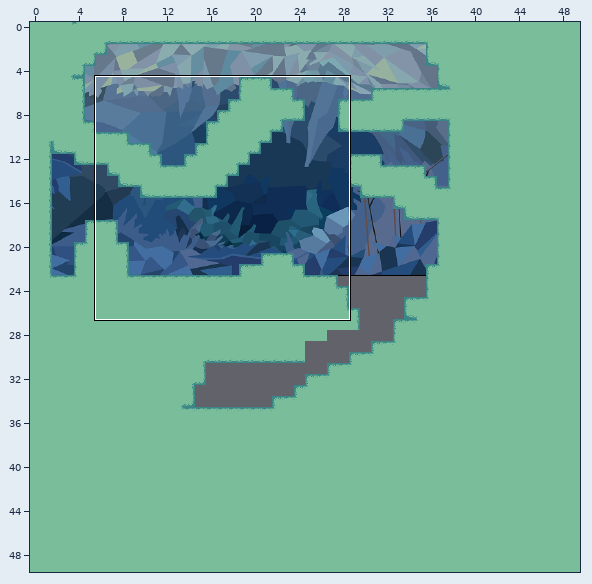
Level history. Tiled map: assets/data/test.tmx. Above: a wide view before the commit, with the close-up outlined.
Close-up. Earlier state:
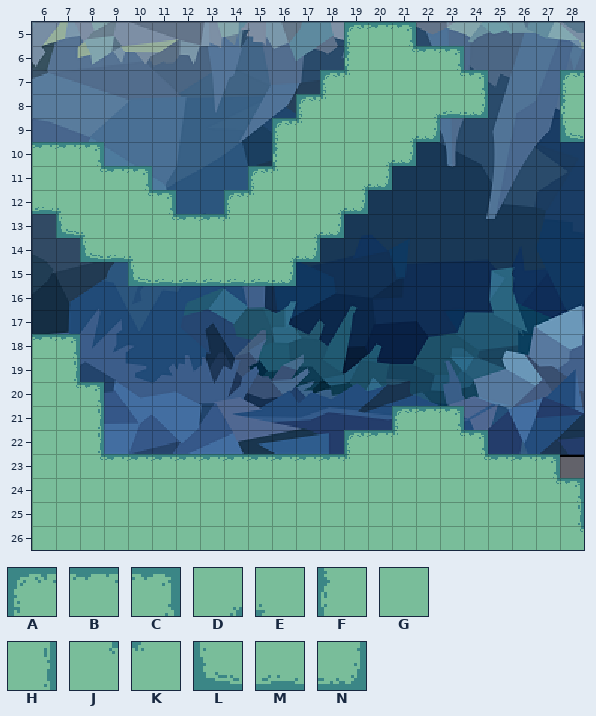
Cells are 16x16 px. Shown: x 6..28, y 5..26. The commit also changed other parts of the map, which this record leaves out.
Key: from "level_tiles": A 0, B 1, C 2, D 3, E 4, F 5, G 6, H 7, J 8, K 9, L 10, M 11, N 12.
_ is an empty cell.
Layer "Tiles" before, first column x 6:
 5 _____________ABC_______
 6 _____________FGJBC_____
 7 ____________AKGGGJC___A
 8 ___________AKGGGDMN___F
 9 __________AKGGGDN_____L
10 BBC_______FGGGDN_______
11 GGJBC____AKGGDN________
12 MEGGJC__AKGGDN_________
13 _LEGGJBBKGGDN__________
14 __LMEGGGGGDN___________
15 ____LMMMMMN____________
16 _______________________
17 _______________________
18 BC_____________________
19 GH_____________________
20 GJC____________________
21 GGH____________ABC_____
22 GGH__________ABKGJC____
23 GGJBBBBBBBBBBKGGGGJBBC_
24 GGGGGGGGGGGGGGGGGGGGGJC
25 GGGGGGGGGGGGGGGGGGGGGGH
26 GGGGGGGGGGGGGGGGGGGGGGJ
Now the later version:
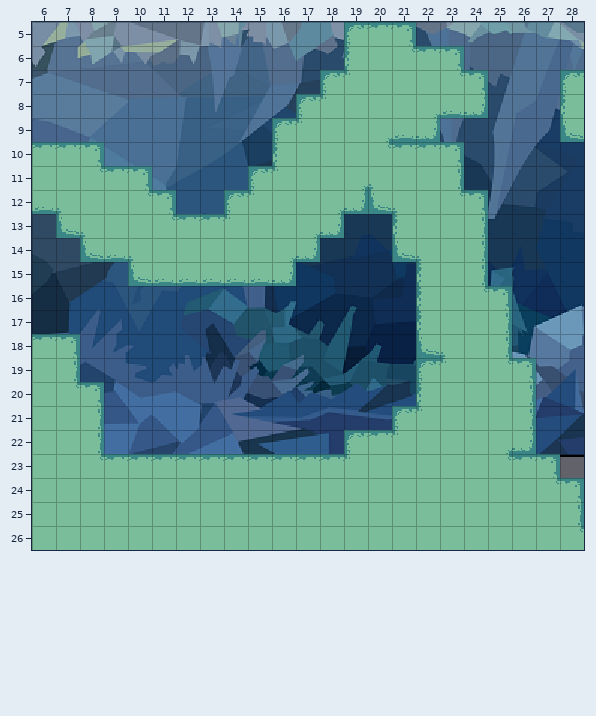
The exact change:
Layer "Tiles":
The author put tile A in row 19 at x 22.
Tile N becomes tile B in row 10 at x 21.
The author put tile B in row 10 at x 22.
The author put tile C in row 10 at x 23; in row 12 at x 24; in row 16 at x 25; in row 19 at x 26.
Tile G becomes tile D in row 9 at x 20.
The author put tile D in row 22 at x 25.
Tile N becomes tile E in row 11 at x 20.
The author put tile E in row 12 at x 21; in row 14 at x 22; in row 18 at x 23.
The author put tile F in row 13 at x 21; in rows 15 to 17 at x 22; in row 20 at x 22.
Tile C becomes tile G in row 21 at x 23; in row 22 at x 24.
Tile J becomes tile G in row 22 at x 23; in row 23 at x 24.
The author put tile G in row 11 at x 21 to 22; in row 12 at x 22; in row 13 at x 22 to 23; in rows 14 to 16 at x 23; in row 17 at x 23 to 24; in rows 18 to 19 at x 24.
The author put tile G in row 20 at x 23 to 25; in row 21 at x 24 to 25.
The author put tile H in row 11 at x 23; in rows 13 to 15 at x 24; in rows 17 to 18 at x 25; in rows 20 to 21 at x 26.
Tile B becomes tile J in row 23 at x 25.
Tile D becomes tile J in row 10 at x 20.
The author put tile J in row 12 at x 23; in row 16 at x 24; in row 19 at x 25.
Tile B becomes tile K in row 21 at x 22.
The author put tile K in row 19 at x 23.
The author put tile L in row 12 at x 20; in row 14 at x 21; in row 18 at x 22.
Tile D becomes tile M in row 9 at x 21.
The author put tile N in row 22 at x 26.
Where, in picture pixels (left, top, right, bottom), the same in both close-ups:
changed: (368, 135, 536, 461)
